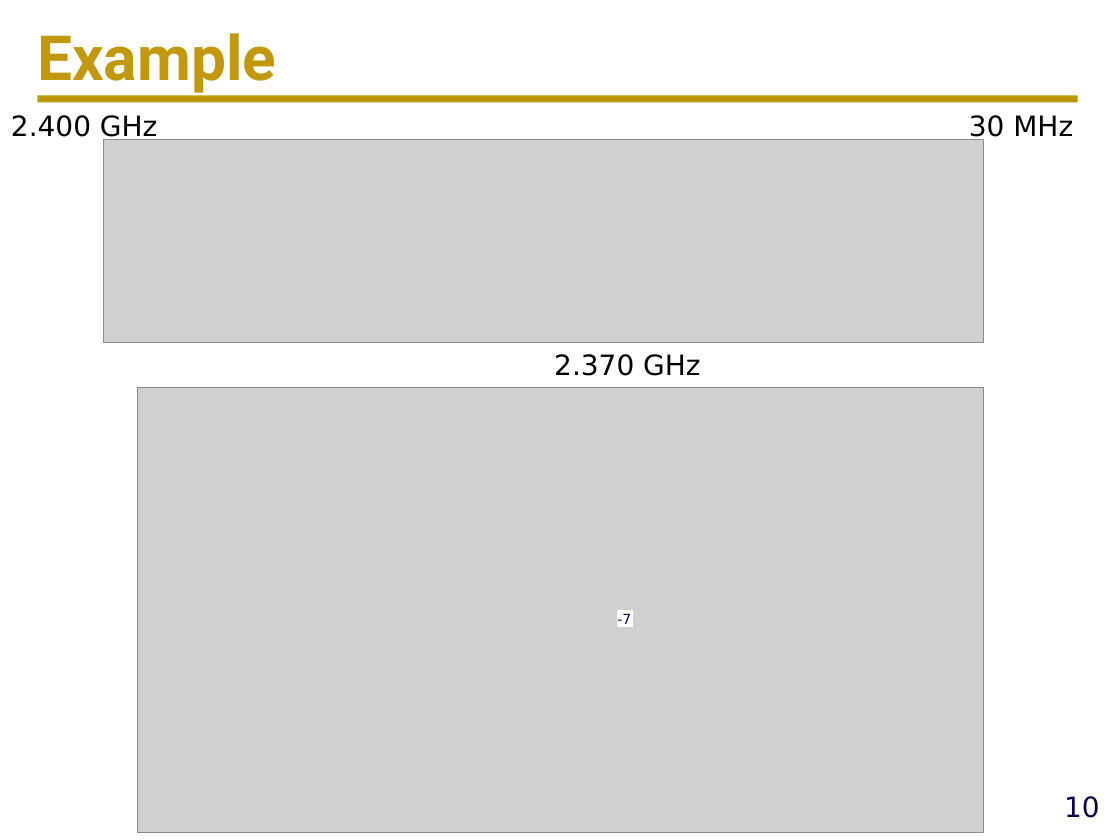
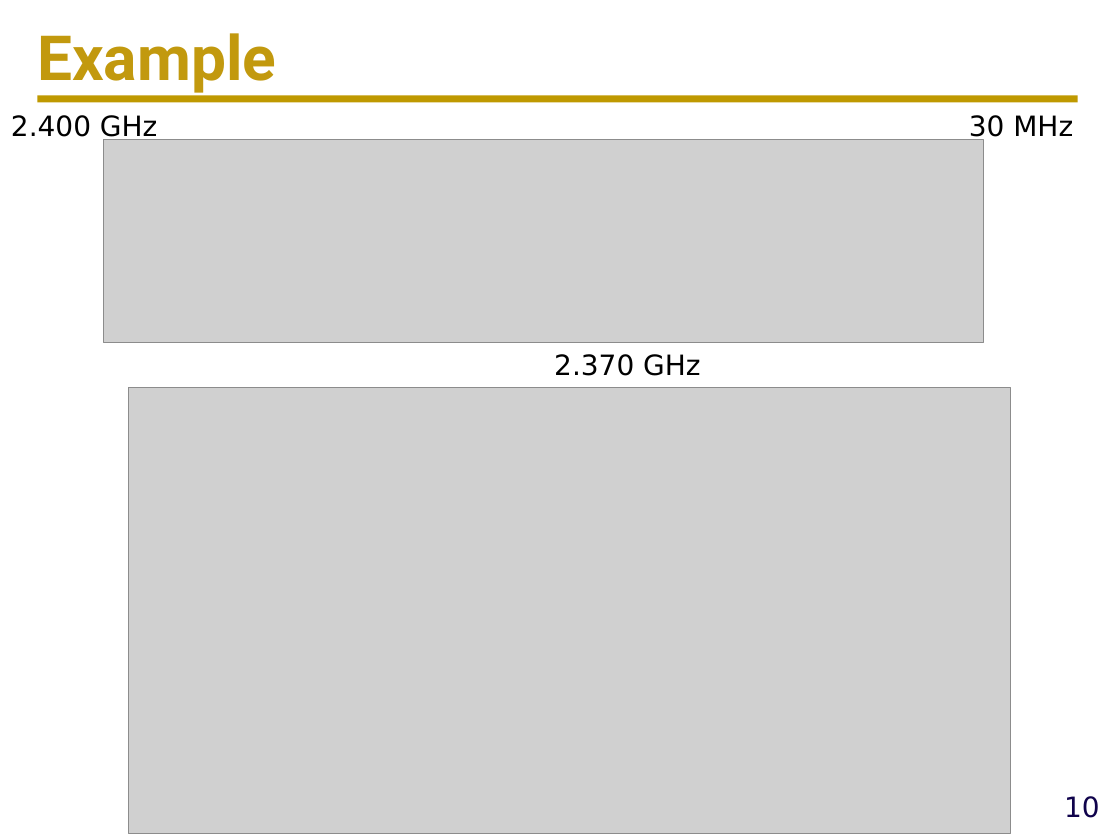
Before and after one commit to ucdart/UCD-EEC134, a slide deck: slide 10 of lectures/lec9/Lec9b-Cascade-Analysis.pptx. Drawn at 1120x840 pixels with LibreOffice and Linux fonts; fonts in the diff are those of the drawing; grey boxes stand for pictures; background and template pictures are left out. Boxes give left, top, right and bottom in pixels: in the first picture for what was removed or moved away, otherwise in the second. Text is boxed around its words. In the diff, an @@ line names an element or a change of style, - is before the commit and + after.

```diff
--- a/lectures/lec9/Lec9b-Cascade-Analysis.pptx
+++ b/lectures/lec9/Lec9b-Cascade-Analysis.pptx
@@ picture resized from (x1=138, y1=388, x2=983, y2=832) to (x1=129, y1=388, x2=1011, y2=833) @@
@@ rectangle removed at (x1=617, y1=610, x2=633, y2=627) @@
--7
```
Also in this commit, not shown: 2 other slides changed, 1 other file.
